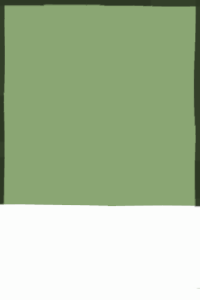
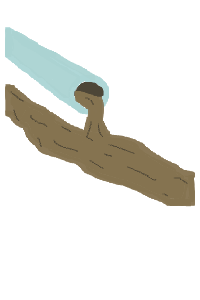
Before/after of a 200x300 layered artwork. What changed in the layer stack:
added layer "Layer #3" above "Layer #1" over [5, 27, 195, 207]
hid "Layer #1", painted on it over [41, 57, 147, 167]
hid "Layer" over [0, 0, 200, 300]
